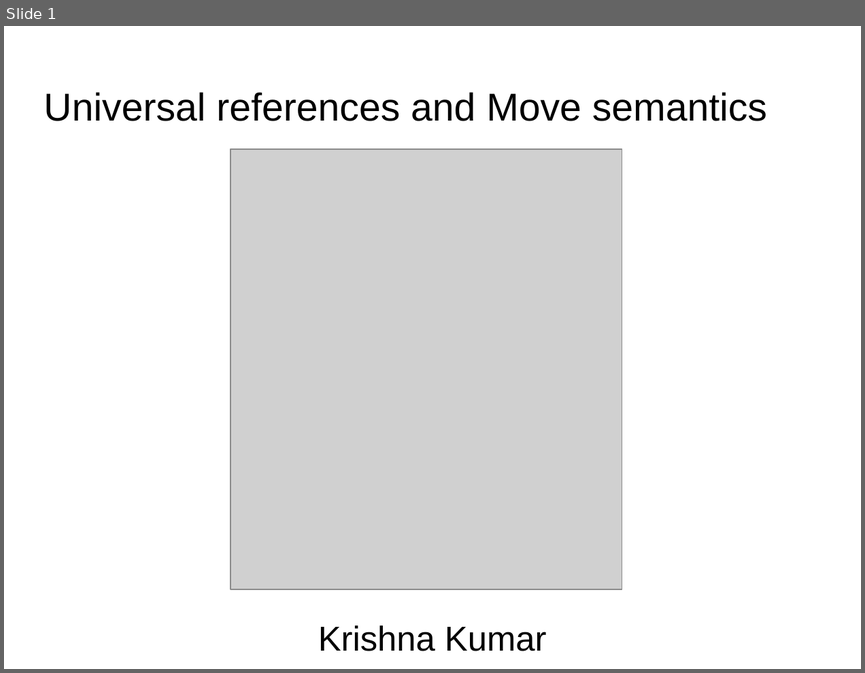
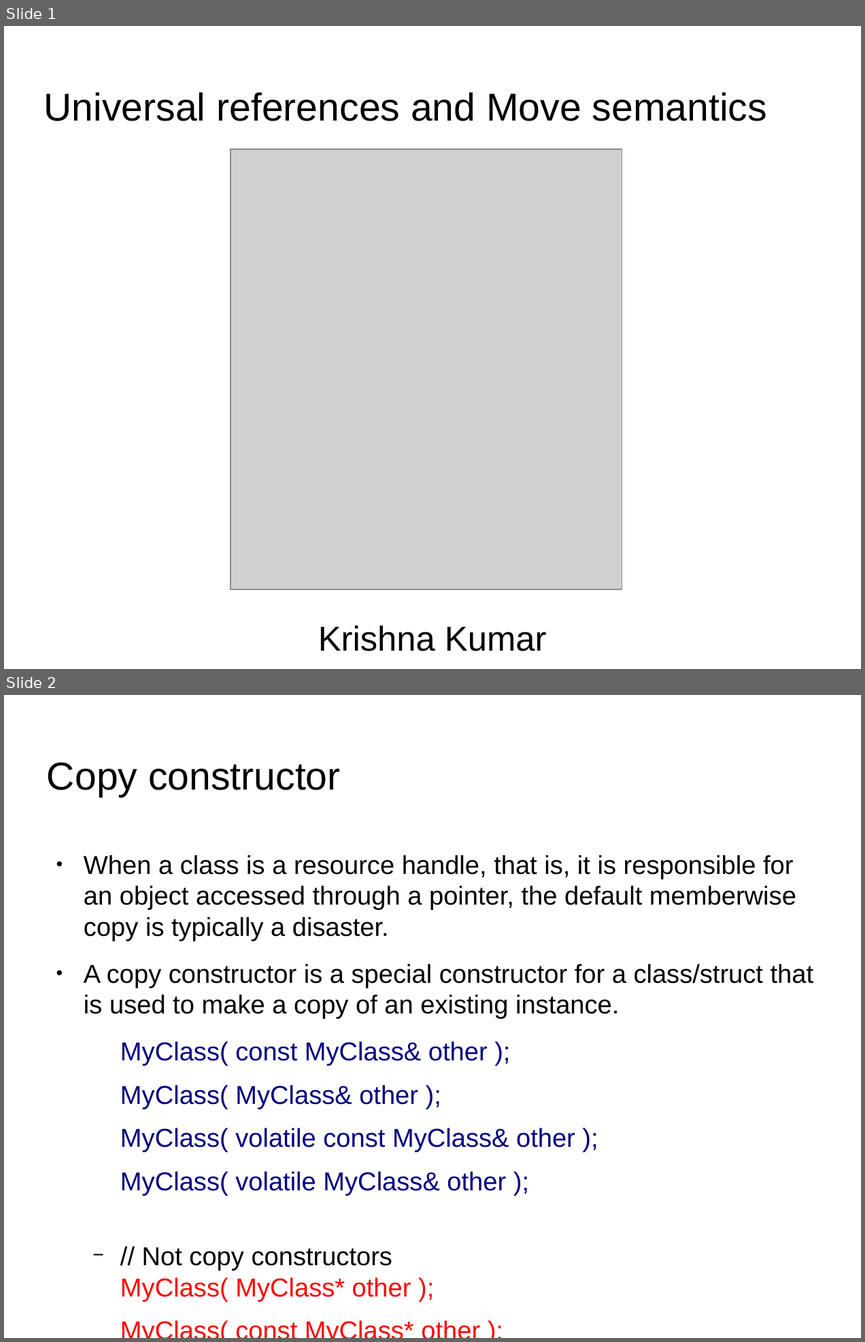
Before and after one commit to kks32/cpp-software-development, a slide deck: Ex16_Rvalue_Move_Semantics/Ex16_Rvalue_Move_Semantics.odp. Shown one above the other, each under a label of ours: slide 1 before the commit, slides 1 and 2 after it. The pictures are 865x673 and 865x1342 pixels, drawn with LibreOffice and Linux fonts; fonts in the diff are those of the drawing; grey boxes stand for pictures; background and template pictures are left out. Boxes give left, top, right and bottom in pixels: in the first picture for what was removed or moved away, otherwise in the second. Text is boxed around its words. In the diff, an @@ line names an element or a change of style, - is before the commit and + after.

Commit message:
Copy constructor

```diff
--- a/Ex16_Rvalue_Move_Semantics/Ex16_Rvalue_Move_Semantics.odp
+++ b/Ex16_Rvalue_Move_Semantics/Ex16_Rvalue_Move_Semantics.odp
@@ slide 2 added at (4, 695, 861, 1338), background picture (left out) @@
@@ title added at (47, 762, 341, 797), 36 pt, text #000000 @@
+Copy constructor
@@ text added at (84, 855, 813, 1302), 24.1 pt, text #000000 @@
+● When a class is a resource handle, that is, it is responsible for an object accessed through a pointer, the default memberwise copy is typically a disaster.
+● A copy constructor is a special constructor for a class/struct that is used to make a copy of an existing instance.
+  MyClass( const MyClass& other );
+  MyClass( MyClass& other );
+  MyClass( volatile const MyClass& other );
+  MyClass( volatile MyClass& other );
+  − // Not copy constructors
+    MyClass( MyClass* other );
+  MyClass( const MyClass* other );
```
Also in this commit, not shown: 1 slide removed, 2 other files.
